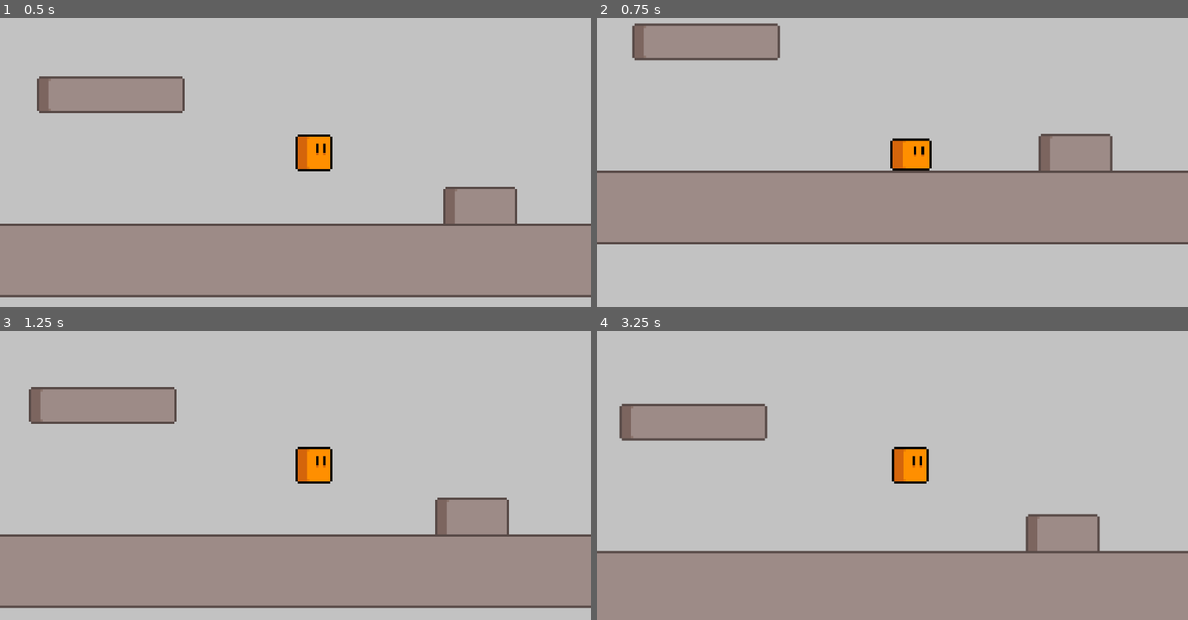
Above: before the commit, frames 1-4 (two rows, left to right).
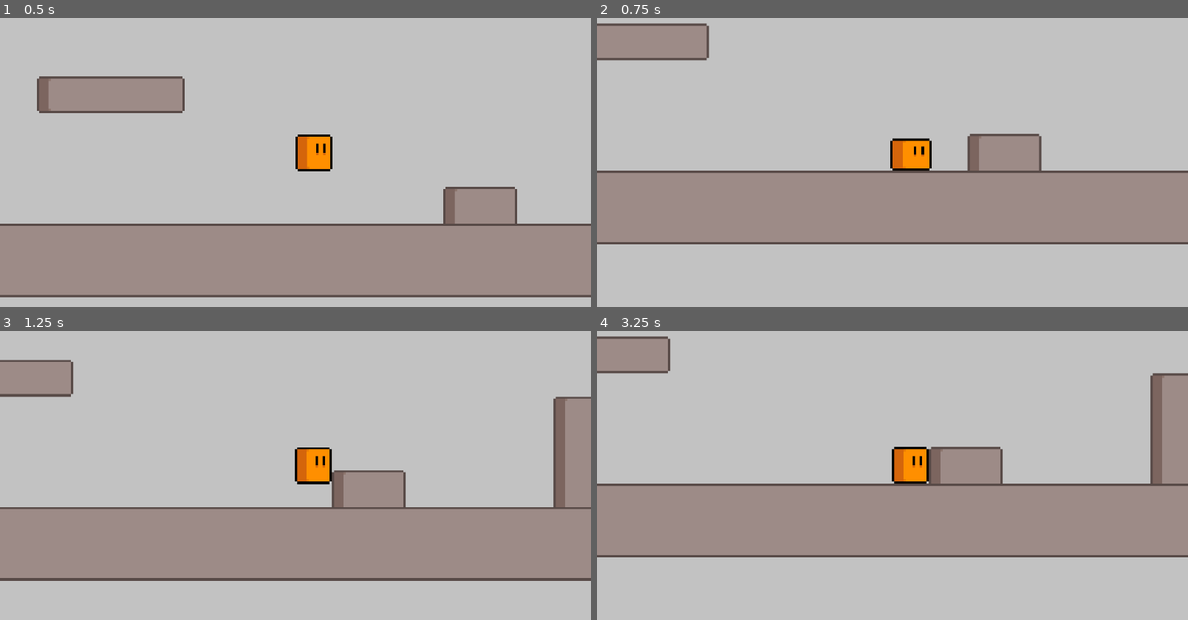
Above: after the commit, the same moments.

Repository: notapixelstudio/plattoformo
Game: Godot game, scene res://World.tscn
The game is run twice, just before and just after one commit, with the same random seed, the same clock (stepped at 60 frames per second) and the same inputs.
Inputs:
- Up to frame 1 (0.5 s): no input
- Up to frame 2 (0.75 s): tap Enter (ui_accept) at 0.5 s; hold Right (ui_right) from 0.53 s (still down)
- Up to frame 3 (1.25 s): keep holding Right (ui_right); tap Enter (ui_accept) at 0.77 s
- Up to frame 4 (3.25 s): release Right (ui_right) at 1.28 s; hold Left (ui_left) 1.28-2.03 s; tap Enter (ui_accept) at 1.52, 3.02 s; hold Right (ui_right) from 2.03 s (still down)

Frame 1 is identical in both runs. In frame 2, 5.7% of the frame differs, in the area x 0-88%, y 1-53%; in frame 3, 29%; in frame 4, 54%, in the area x 0-100%, y 1-100%.

Commit message:
better clamp

Diff:
--- a/godot/Hero.gd
+++ b/godot/Hero.gd
@@ -45,8 +45,9 @@
 			action.set_state('ready')
 
 	var dir_x = int(Input.is_action_pressed('ui_right'))-int(Input.is_action_pressed('ui_left'))
-	state.linear_velocity.x = dir_x*speed
-	# apply_central_impulse(speed*Vector2(dir_x,0))
+	apply_central_impulse(speed*Vector2(dir_x,0))
+	state.linear_velocity.x = clamp(state.linear_velocity.x,-speed, speed)
+
 	if dir_x != 0:
 		$Graphics/Sprite.flip_h = dir_x < 0
 
--- a/godot/Hero.tscn
+++ b/godot/Hero.tscn
@@ -6,7 +6,6 @@
 [ext_resource path="res://assets/hero.png" type="Texture" id=4]
 
 [sub_resource type="PhysicsMaterial" id=1]
-friction = 1.5
 rough = true
 
 [sub_resource type="RectangleShape2D" id=2]
@@ -65,5 +64,6 @@
 [node name="AnimationPlayer" type="AnimationPlayer" parent="Graphics/Sprite"]
 playback_speed = 2.0
 anims/Land = SubResource( 3 )
+
 [connection signal="state_change" from="EnvironmentSM" to="." method="_on_env_change"]
 [connection signal="state_change" from="ActionSM" to="." method="_on_action_change"]
--- a/godot/World.tscn
+++ b/godot/World.tscn
@@ -13,6 +13,8 @@
 [node name="Hero" parent="." instance=ExtResource( 2 )]
 position = Vector2( -96, -100 )
 fall_gravity_scale = 8.0
+walk_speed = 200.0
+air_walk_speed = 160.0
 
 [node name="Camera2D" type="Camera2D" parent="Hero"]
 current = true
